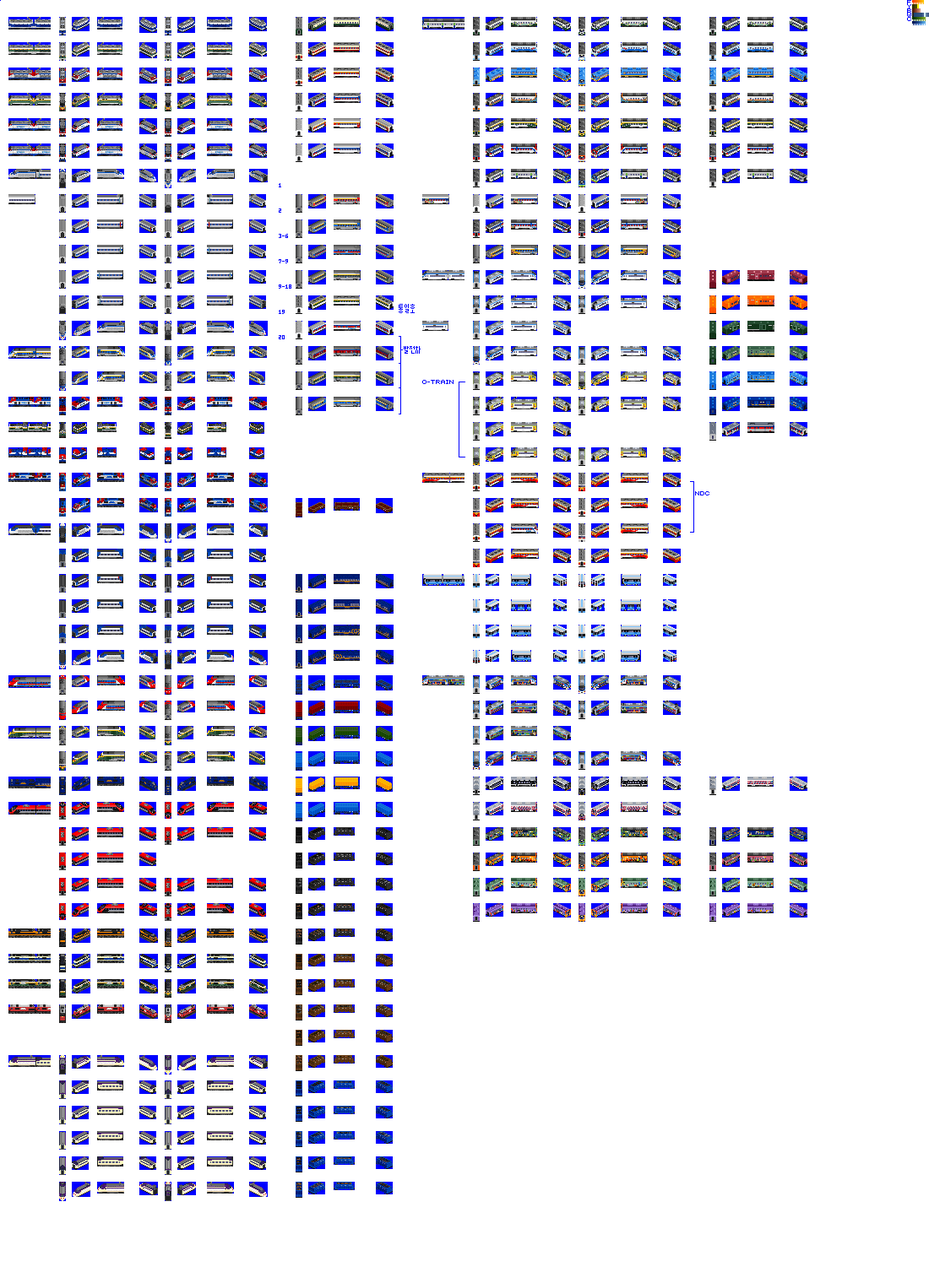
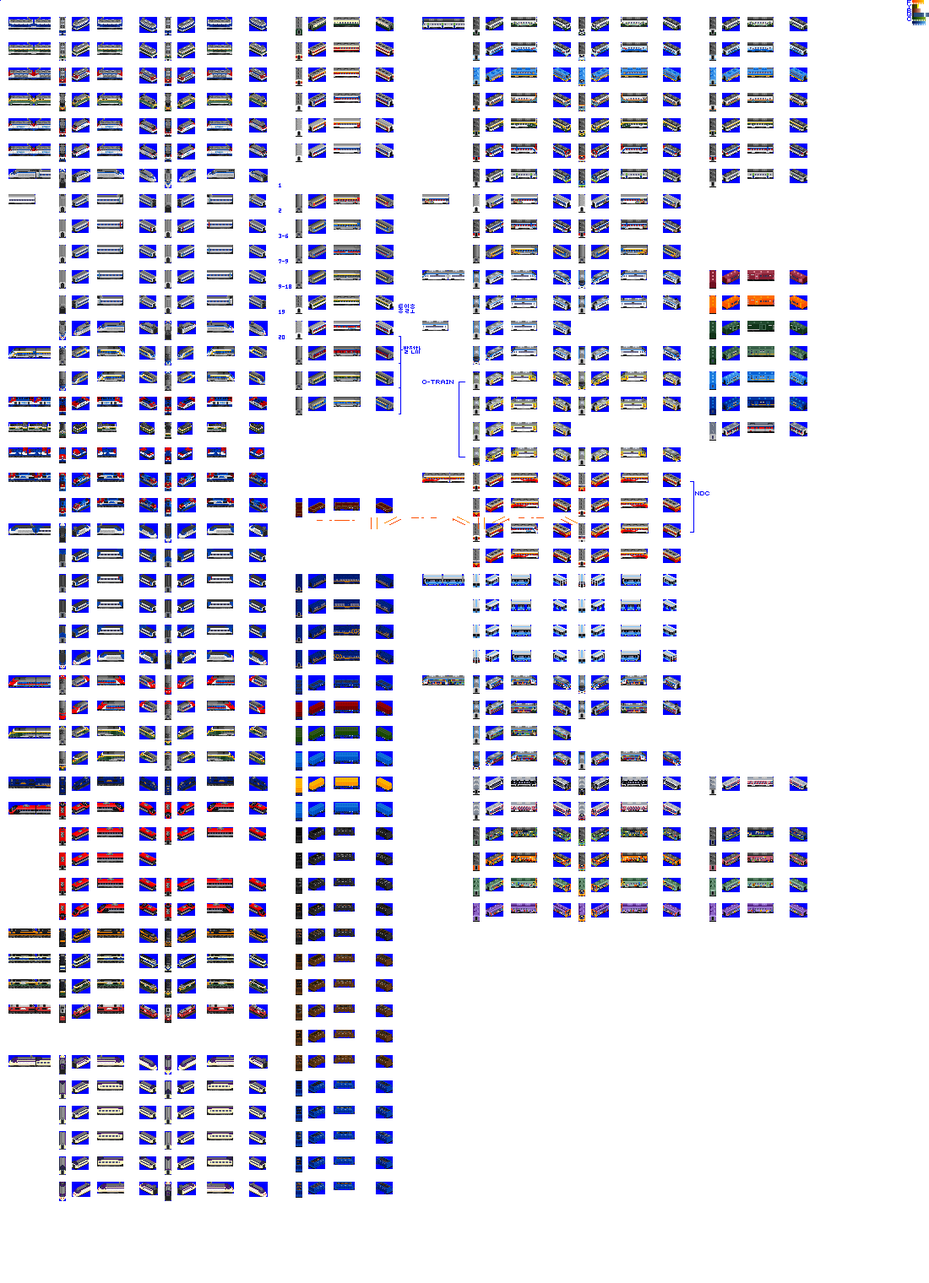
Revision of a layered 929×1283 image; what changed, layer by layer:
painted on "Forbidden colours" (1st of 2) over [912, 6, 919, 9]
added layer "Forbidden colours" (2nd of 2) above "Sprites" over [316, 516, 578, 530]
